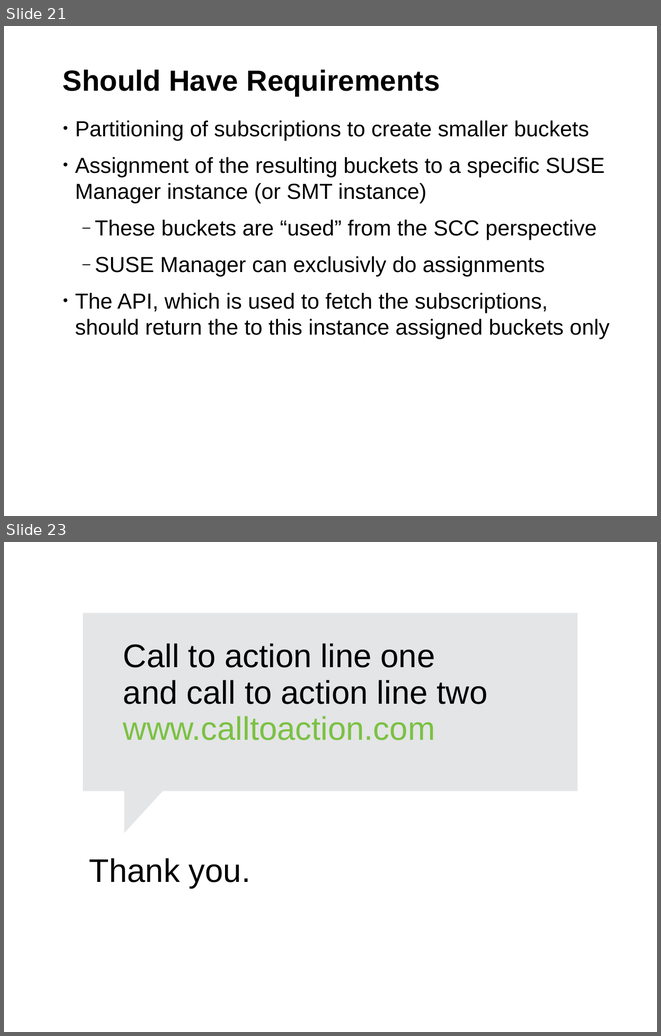
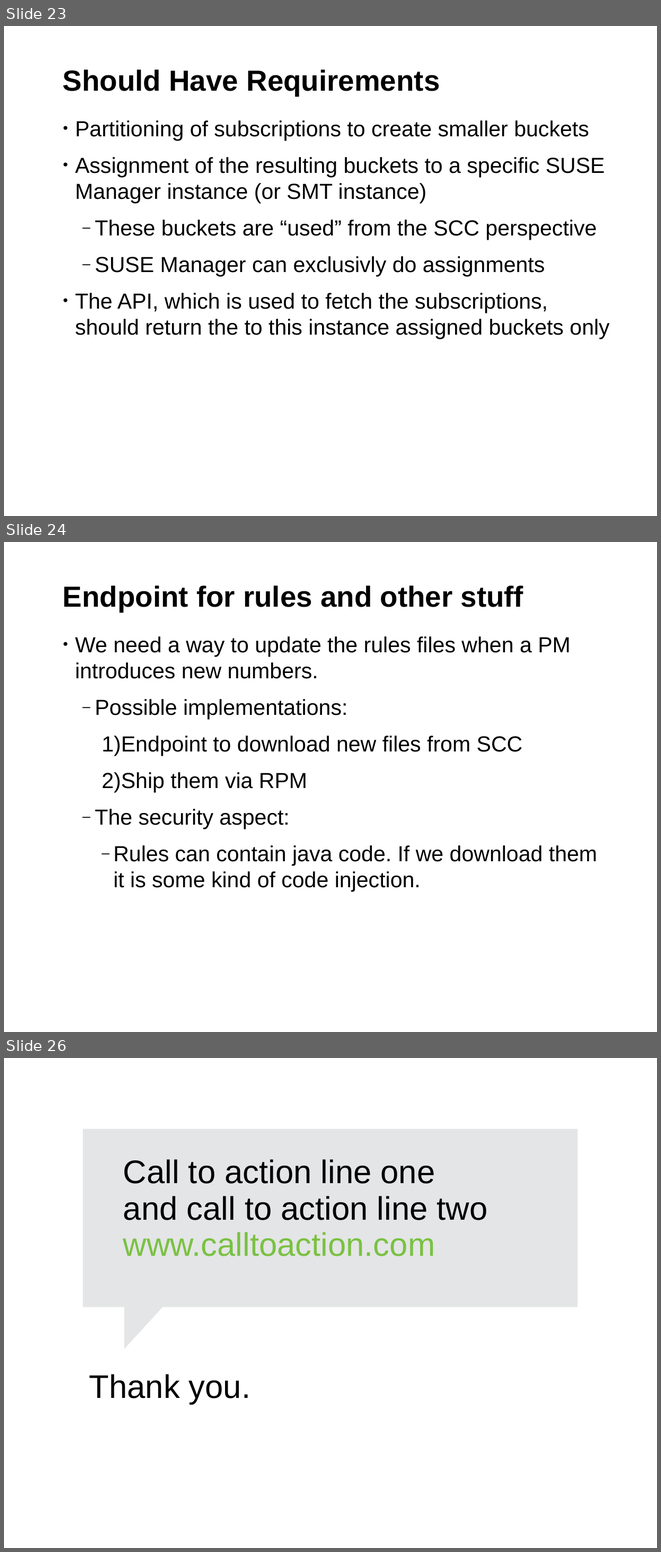
Before and after one commit to hustodemon/subscription-matcher, a slide deck: doc/SubscriptionCounting.odp. Shown one above the other, each under a label of ours: slides 21 and 23 before the commit, slides 23, 24 and 26 after it; the slides between them are not shown. The pictures are 661x1036 and 661x1552 pixels, drawn with LibreOffice and Linux fonts; fonts in the diff are those of the drawing; background and template pictures are left out. Boxes give left, top, right and bottom in pixels: in the first picture for what was removed or moved away, otherwise in the second. Text is boxed around its words. In the diff, an @@ line names an element or a change of style, - is before the commit and + after.

```diff
--- a/doc/SubscriptionCounting.odp
+++ b/doc/SubscriptionCounting.odp
@@ slide 24 added at <box>4,542,657,1032</box>, background #FFFFFF; not listed: 1 template element that a slide beside it also shows @@
@@ title added at <box>63,585,524,612</box>, 32 pt, text #000000, bold @@
+Endpoint for rules and other stuff
@@ text added at <box>75,636,597,892</box>, 24 pt, text #000000 @@
+• We need a way to update the rules files when a PM introduces new numbers.
+  ‒ Possible implementations:
+    1) Endpoint to download new files from SCC
+    2) Ship them via RPM
+  ‒ The security aspect:
+    ‒ Rules can contain java code. If we download them it is some kind of code injection.
@@ what was slide 21 is now slide 23 @@
@@ what was slide 23 is now slide 26 @@
```
Also in this commit, not shown: 1 slide changed, 2 other slides added.
